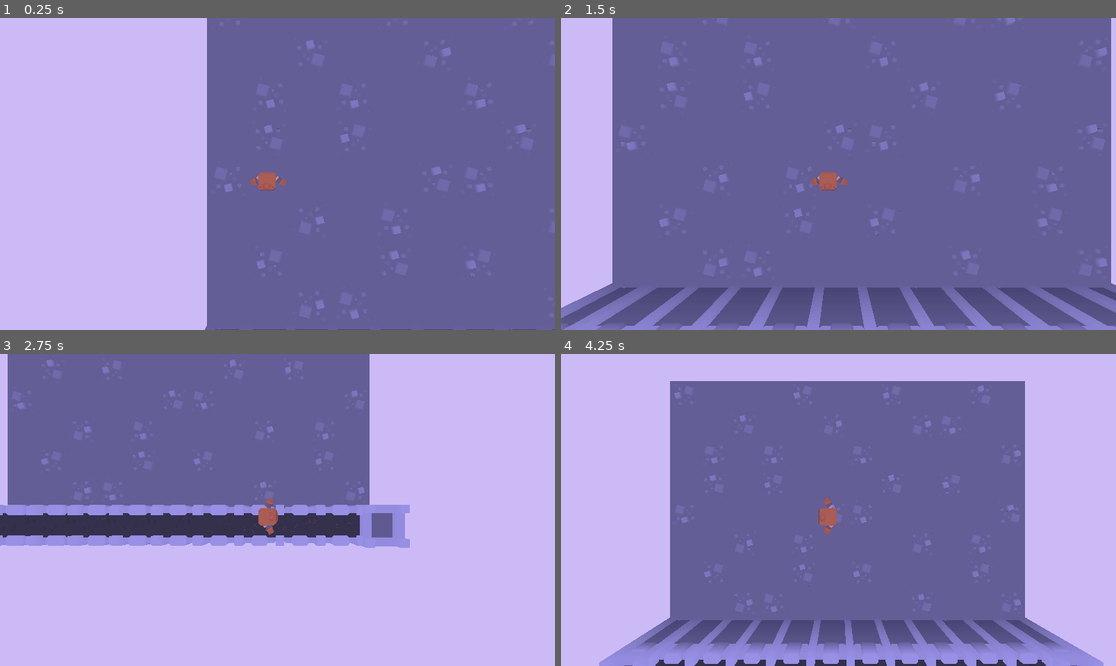
Above: before the commit, frames 1-4 (two rows, left to right).
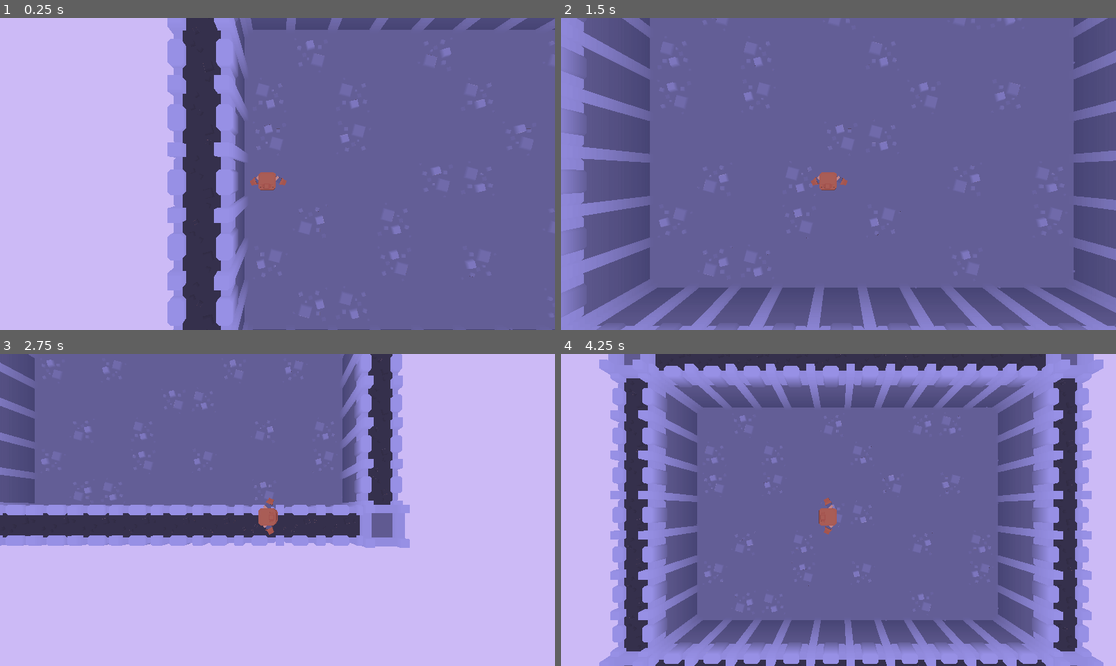
Above: after the commit, the same moments.

Repository: JojSh/CoopZomBLike
Game: Godot game, scene res://Area1.tscn
Same seed, same stepped clock (60 frames per second), same inputs: the game is played once before the commit and once after it.
Inputs:
- Up to frame 1 (0.25 s): no input
- Up to frame 2 (1.5 s): tap Enter (ui_accept) at 0.5, 0.77 s; hold Right (ui_right) 0.53-1.28 s; hold Down (ui_down) from 1.28 s (still down)
- Up to frame 3 (2.75 s): tap Enter (ui_accept) at 1.52 s; release Down (ui_down) at 2.03 s; hold Right (ui_right) from 2.03 s (still down)
- Up to frame 4 (4.25 s): release Right (ui_right) at 2.78 s; hold Up (ui_up) 2.78-3.53 s; tap Enter (ui_accept) at 3.02, 3.77 s; hold Left (ui_left) from 3.53 s (still down)

The runs differ from the first frame. In frame 1, 14% of the frame differs, in the area x 30-100%, y 0-100%; in frame 2, 17%; in frame 3, 6.9%; in frame 4, 32%, in the area x 6-98%, y 0-97%.

Commit message:
Add walls on each side

Diff:
--- a/Area1.tscn
+++ b/Area1.tscn
@@ -70,37 +70,167 @@
 [node name="WorldEnvironment" type="WorldEnvironment" parent="."]
 environment = SubResource("Environment_x1nbh")
 
-[node name="WallCorner" parent="." instance=ExtResource("4_r0see")]
-
-[node name="WallCorner2" parent="." instance=ExtResource("4_r0see")]
+[node name="Walls" type="Node3D" parent="."]
+
+[node name="WallNWCorner" parent="Walls" instance=ExtResource("4_r0see")]
+transform = Transform3D(1, 0, 0, 0, 1, 0, 0, 0, 1, -1, 0, -4)
+skeleton = NodePath("../..")
+
+[node name="WallNECorner" parent="Walls" instance=ExtResource("4_r0see")]
+transform = Transform3D(1, 0, 0, 0, 1, 0, 0, 0, 1, 10, 0, -4)
+skeleton = NodePath("../..")
+
+[node name="WallSWCorner" parent="Walls" instance=ExtResource("4_r0see")]
+skeleton = NodePath("../..")
+
+[node name="WallSECorner" parent="Walls" instance=ExtResource("4_r0see")]
 transform = Transform3D(1, 0, 0, 0, 1, 0, 0, 0, 1, 10, 0, 4)
-
-[node name="Wall" parent="." instance=ExtResource("5_ojn1r")]
+skeleton = NodePath("../..")
+
+[node name="SouthWall" type="Node3D" parent="Walls"]
 transform = Transform3D(1, 0, 0, 0, 1, 0, 0, 0, 1, 0, 0, 4)
 
-[node name="Wall2" parent="." instance=ExtResource("5_ojn1r")]
-transform = Transform3D(1, 0, 0, 0, 1, 0, 0, 0, 1, 1, 0, 4)
-
-[node name="Wall3" parent="." instance=ExtResource("5_ojn1r")]
-transform = Transform3D(1, 0, 0, 0, 1, 0, 0, 0, 1, 2, 0, 4)
-
-[node name="Wall4" parent="." instance=ExtResource("5_ojn1r")]
-transform = Transform3D(1, 0, 0, 0, 1, 0, 0, 0, 1, 3, 0, 4)
-
-[node name="Wall5" parent="." instance=ExtResource("5_ojn1r")]
-transform = Transform3D(1, 0, 0, 0, 1, 0, 0, 0, 1, 4, 0, 4)
-
-[node name="Wall6" parent="." instance=ExtResource("5_ojn1r")]
-transform = Transform3D(1, 0, 0, 0, 1, 0, 0, 0, 1, 5, 0, 4)
-
-[node name="Wall7" parent="." instance=ExtResource("5_ojn1r")]
-transform = Transform3D(1, 0, 0, 0, 1, 0, 0, 0, 1, 6, 0, 4)
-
-[node name="Wall8" parent="." instance=ExtResource("5_ojn1r")]
-transform = Transform3D(1, 0, 0, 0, 1, 0, 0, 0, 1, 7, 0, 4)
-
-[node name="Wall9" parent="." instance=ExtResource("5_ojn1r")]
-transform = Transform3D(1, 0, 0, 0, 1, 0, 0, 0, 1, 8, 0, 4)
-
-[node name="Wall10" parent="." instance=ExtResource("5_ojn1r")]
-transform = Transform3D(1, 0, 0, 0, 1, 0, 0, 0, 1, 9, 0, 4)
+[node name="Wall" parent="Walls/SouthWall" instance=ExtResource("5_ojn1r")]
+transform = Transform3D(1, 0, 0, 0, 1, 0, 0, 0, 1, 0, 0, 0)
+skeleton = NodePath("../../..")
+
+[node name="Wall2" parent="Walls/SouthWall" instance=ExtResource("5_ojn1r")]
+transform = Transform3D(1, 0, 0, 0, 1, 0, 0, 0, 1, 1, 0, 0)
+skeleton = NodePath("../../..")
+
+[node name="Wall3" parent="Walls/SouthWall" instance=ExtResource("5_ojn1r")]
+transform = Transform3D(1, 0, 0, 0, 1, 0, 0, 0, 1, 2, 0, 0)
+skeleton = NodePath("../../..")
+
+[node name="Wall4" parent="Walls/SouthWall" instance=ExtResource("5_ojn1r")]
+transform = Transform3D(1, 0, 0, 0, 1, 0, 0, 0, 1, 3, 0, 0)
+skeleton = NodePath("../../..")
+
+[node name="Wall5" parent="Walls/SouthWall" instance=ExtResource("5_ojn1r")]
+transform = Transform3D(1, 0, 0, 0, 1, 0, 0, 0, 1, 4, 0, 0)
+skeleton = NodePath("../../..")
+
+[node name="Wall6" parent="Walls/SouthWall" instance=ExtResource("5_ojn1r")]
+transform = Transform3D(1, 0, 0, 0, 1, 0, 0, 0, 1, 5, 0, 0)
+skeleton = NodePath("../../..")
+
+[node name="Wall7" parent="Walls/SouthWall" instance=ExtResource("5_ojn1r")]
+transform = Transform3D(1, 0, 0, 0, 1, 0, 0, 0, 1, 6, 0, 0)
+skeleton = NodePath("../../..")
+
+[node name="Wall8" parent="Walls/SouthWall" instance=ExtResource("5_ojn1r")]
+transform = Transform3D(1, 0, 0, 0, 1, 0, 0, 0, 1, 7, 0, 0)
+skeleton = NodePath("../../..")
+
+[node name="Wall9" parent="Walls/SouthWall" instance=ExtResource("5_ojn1r")]
+transform = Transform3D(1, 0, 0, 0, 1, 0, 0, 0, 1, 8, 0, 0)
+skeleton = NodePath("../../..")
+
+[node name="Wall10" parent="Walls/SouthWall" instance=ExtResource("5_ojn1r")]
+transform = Transform3D(1, 0, 0, 0, 1, 0, 0, 0, 1, 9, 0, 0)
+skeleton = NodePath("../../..")
+
+[node name="NorthWall" type="Node3D" parent="Walls"]
+transform = Transform3D(1, 0, 0, 0, 1, 0, 0, 0, 1, 0, 0, -4)
+
+[node name="Wall" parent="Walls/NorthWall" instance=ExtResource("5_ojn1r")]
+transform = Transform3D(1, 0, 0, 0, 1, 0, 0, 0, 1, 0, 0, 0)
+skeleton = NodePath("../../..")
+
+[node name="Wall2" parent="Walls/NorthWall" instance=ExtResource("5_ojn1r")]
+transform = Transform3D(1, 0, 0, 0, 1, 0, 0, 0, 1, 1, 0, 0)
+skeleton = NodePath("../../..")
+
+[node name="Wall3" parent="Walls/NorthWall" instance=ExtResource("5_ojn1r")]
+transform = Transform3D(1, 0, 0, 0, 1, 0, 0, 0, 1, 2, 0, 0)
+skeleton = NodePath("../../..")
+
+[node name="Wall4" parent="Walls/NorthWall" instance=ExtResource("5_ojn1r")]
+transform = Transform3D(1, 0, 0, 0, 1, 0, 0, 0, 1, 3, 0, 0)
+skeleton = NodePath("../../..")
+
+[node name="Wall5" parent="Walls/NorthWall" instance=ExtResource("5_ojn1r")]
+transform = Transform3D(1, 0, 0, 0, 1, 0, 0, 0, 1, 4, 0, 0)
+skeleton = NodePath("../../..")
+
+[node name="Wall6" parent="Walls/NorthWall" instance=ExtResource("5_ojn1r")]
+transform = Transform3D(1, 0, 0, 0, 1, 0, 0, 0, 1, 5, 0, 0)
+skeleton = NodePath("../../..")
+
+[node name="Wall7" parent="Walls/NorthWall" instance=ExtResource("5_ojn1r")]
+transform = Transform3D(1, 0, 0, 0, 1, 0, 0, 0, 1, 6, 0, 0)
+skeleton = NodePath("../../..")
+
+[node name="Wall8" parent="Walls/NorthWall" instance=ExtResource("5_ojn1r")]
+transform = Transform3D(1, 0, 0, 0, 1, 0, 0, 0, 1, 7, 0, 0)
+skeleton = NodePath("../../..")
+
+[node name="Wall9" parent="Walls/NorthWall" instance=ExtResource("5_ojn1r")]
+transform = Transform3D(1, 0, 0, 0, 1, 0, 0, 0, 1, 8, 0, 0)
+skeleton = NodePath("../../..")
+
+[node name="Wall10" parent="Walls/NorthWall" instance=ExtResource("5_ojn1r")]
+transform = Transform3D(1, 0, 0, 0, 1, 0, 0, 0, 1, 9, 0, 0)
+skeleton = NodePath("../../..")
+
+[node name="WestWall" type="Node3D" parent="Walls"]
+transform = Transform3D(-4.37114e-08, 0, -1, 0, 1, 0, 1, 0, -4.37114e-08, -1, 0, -3)
+
+[node name="Wall" parent="Walls/WestWall" instance=ExtResource("5_ojn1r")]
+transform = Transform3D(1, 0, 0, 0, 1, 0, 0, 0, 1, 0, 0, 0)
+skeleton = NodePath("../../..")
+
+[node name="Wall2" parent="Walls/WestWall" instance=ExtResource("5_ojn1r")]
+transform = Transform3D(1, 0, 0, 0, 1, 0, 0, 0, 1, 1, 0, 0)
+skeleton = NodePath("../../..")
+
+[node name="Wall3" parent="Walls/WestWall" instance=ExtResource("5_ojn1r")]
+transform = Transform3D(1, 0, 0, 0, 1, 0, 0, 0, 1, 2, 0, 0)
+skeleton = NodePath("../../..")
+
+[node name="Wall4" parent="Walls/WestWall" instance=ExtResource("5_ojn1r")]
+transform = Transform3D(1, 0, 0, 0, 1, 0, 0, 0, 1, 3, 0, 0)
+skeleton = NodePath("../../..")
+
+[node name="Wall5" parent="Walls/WestWall" instance=ExtResource("5_ojn1r")]
+transform = Transform3D(1, 0, 0, 0, 1, 0, 0, 0, 1, 4, 0, 0)
+skeleton = NodePath("../../..")
+
+[node name="Wall6" parent="Walls/WestWall" instance=ExtResource("5_ojn1r")]
+transform = Transform3D(1, 0, 0, 0, 1, 0, 0, 0, 1, 5, 0, 0)
+skeleton = NodePath("../../..")
+
+[node name="Wall7" parent="Walls/WestWall" instance=ExtResource("5_ojn1r")]
+transform = Transform3D(1, 0, 0, 0, 1, 0, 0, 0, 1, 6, 0, 0)
+skeleton = NodePath("../../..")
+
+[node name="EastWall" type="Node3D" parent="Walls"]
+transform = Transform3D(-4.37114e-08, 0, -1, 0, 1, 0, 1, 0, -4.37114e-08, 10, 0, -3)
+
+[node name="Wall" parent="Walls/EastWall" instance=ExtResource("5_ojn1r")]
+transform = Transform3D(1, 0, 0, 0, 1, 0, 0, 0, 1, 0, 0, 0)
+skeleton = NodePath("../../..")
+
+[node name="Wall2" parent="Walls/EastWall" instance=ExtResource("5_ojn1r")]
+transform = Transform3D(1, 0, 0, 0, 1, 0, 0, 0, 1, 1, 0, 0)
+skeleton = NodePath("../../..")
+
+[node name="Wall3" parent="Walls/EastWall" instance=ExtResource("5_ojn1r")]
+transform = Transform3D(1, 0, 0, 0, 1, 0, 0, 0, 1, 2, 0, 0)
+skeleton = NodePath("../../..")
+
+[node name="Wall4" parent="Walls/EastWall" instance=ExtResource("5_ojn1r")]
+transform = Transform3D(1, 0, 0, 0, 1, 0, 0, 0, 1, 3, 0, 0)
+skeleton = NodePath("../../..")
+
+[node name="Wall5" parent="Walls/EastWall" instance=ExtResource("5_ojn1r")]
+transform = Transform3D(1, 0, 0, 0, 1, 0, 0, 0, 1, 4, 0, 0)
+skeleton = NodePath("../../..")
+
+[node name="Wall6" parent="Walls/EastWall" instance=ExtResource("5_ojn1r")]
+transform = Transform3D(1, 0, 0, 0, 1, 0, 0, 0, 1, 5, 0, 0)
+skeleton = NodePath("../../..")
+
+[node name="Wall7" parent="Walls/EastWall" instance=ExtResource("5_ojn1r")]
+transform = Transform3D(1, 0, 0, 0, 1, 0, 0, 0, 1, 6, 0, 0)
+skeleton = NodePath("../../..")
